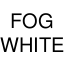
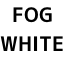
Layers edited between the first and the second w=64, h=64 image:
painted on "FOG ..." over [0, 7, 64, 52]
